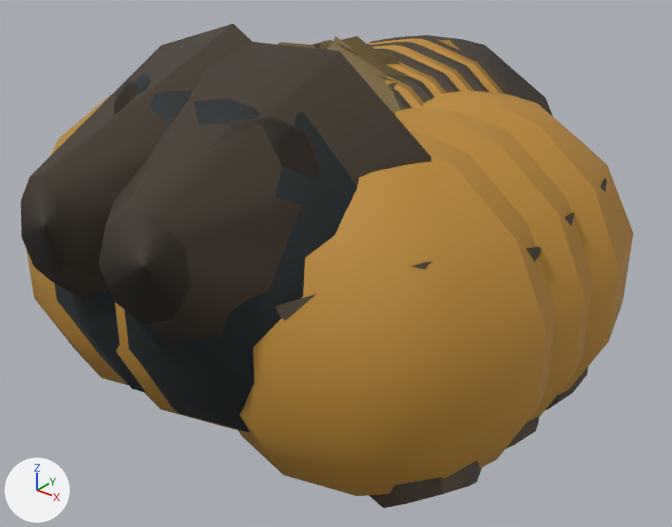
The glTF model public/models/beeUltimate.glb, before and after one commit.
Rendered twice from a 50 mm lens placed at (3.29, -4.08, 2.46), pointed at (0.06, -0.04, -0.05). Lighting does not change. The marker at lower left points along +X, +Y and +Z. The older version comes first. Vertices at exactly the same position are counted once.

In view in the first picture: 'Optimized insect'.
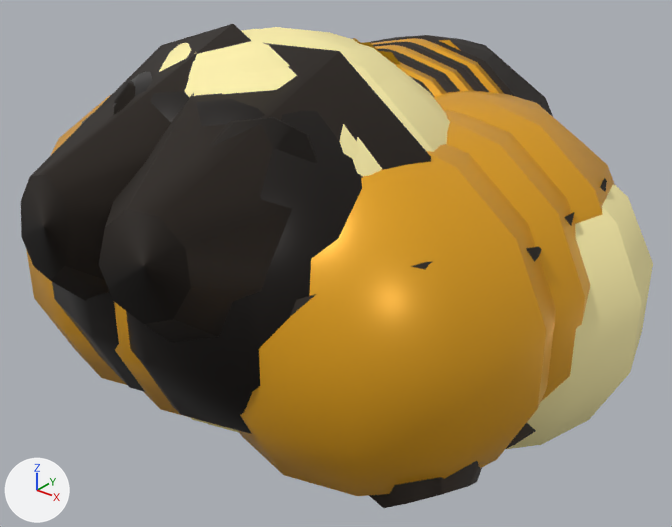
Scene script edits in JSON lines:
```json
{"op": "set", "path": "mat_mat0.base_color", "old": "(0.063, 0.0437, 0.0252)", "new": "(0.0152, 0.00802, 0.00303)", "note": "brown #473b2c -> black #21160a"}
{"op": "set", "path": "mat_mat1.base_color", "old": "(0.503, 0.258, 0.0356)", "new": "(0.831, 0.392, 0.0103)", "note": "orange #bc8b35 -> orange #eba81a"}
{"op": "set", "path": "mat_mat1.roughness", "old": "0.72", "new": "0.36"}
{"op": "set", "path": "mat_mat1.metallic", "old": "0.0", "new": "0.3"}
{"op": "set", "path": "mat_mat2.roughness", "old": "0.72", "new": "0.36"}
{"op": "set", "path": "mat_mat4.base_color", "old": "(0.202, 0.144, 0.0545)", "new": "(0.768, 0.381, 0.00368)", "note": "brown #7c6a42 -> yellow #e3a60c"}
{"op": "set", "path": "mat_mat4.metallic", "old": "0.0", "new": "0.72"}
{"op": "add", "block": "mat_mat5", "code": ["mat_mat5 = principled_material('mat5')", "mat_mat5.base_color = (1.0, 0.888, 0.413)  # beige #fff2ac", "mat_mat5.roughness = 0.72"]}
{"block": "me_complete_articulated_insect_anatomy", "where": "# used by ob_optimized_insect; location = (0.0, 0.0, 0.0)"}
{"op": "remove", "block": "me_complete_articulated_insect_anatomy", "code": "me_complete_articulated_insect_anatomy.from_pydata(...)  # 2028 vertices, 3816 faces; spans x -1.69..1.69, y -1.82..1.93, z -0.94..1.47"}
{"op": "add", "block": "me_complete_articulated_insect_anatomy", "code": "me_complete_articulated_insect_anatomy.from_pydata(...)  # 3138 vertices, 5976 faces; spans x -1.82..1.82, y -1.82..1.93, z -1.11..1.47"}
{"block": "me_complete_articulated_insect_anatomy", "change": "me_complete_articulated_insect_anatomy part 1: a new loose piece, a UV sphere (12 segments, 7 rings, poles along z) spanning x -0.74..1.21, y -1.44..0.51, z -0.64..1.35, in mat_mat5 (beige #fff2ac)"}
{"block": "me_complete_articulated_insect_anatomy", "change": "me_complete_articulated_insect_anatomy part 2: a new loose piece, a UV sphere (12 segments, 7 rings, poles along z) spanning x -0.84..1.11, y -1.44..0.51, z -0.57..1.43, in mat_mat5 (beige #fff2ac)"}
{"block": "me_complete_articulated_insect_anatomy", "change": "me_complete_articulated_insect_anatomy part 3: a new loose piece, a UV sphere (12 segments, 7 rings, poles along z) spanning x -0.97..0.97, y -1.44..0.51, z -0.55..1.45, in mat_mat5 (beige #fff2ac)"}
{"block": "me_complete_articulated_insect_anatomy", "change": "me_complete_articulated_insect_anatomy part 4: a new loose piece, a UV sphere (12 segments, 7 rings, poles along z) spanning x -1.11..0.84, y -1.44..0.51, z -0.57..1.43, in mat_mat5 (beige #fff2ac)"}
{"block": "me_complete_articulated_insect_anatomy", "change": "me_complete_articulated_insect_anatomy part 5: a new loose piece, a UV sphere (12 segments, 7 rings, poles along z) spanning x -0.84..1.11, y -1.44..0.51, z -0.92..1.08, in mat_mat5 (beige #fff2ac)"}
{"block": "me_complete_articulated_insect_anatomy", "change": "me_complete_articulated_insect_anatomy part 6: a new loose piece, a UV sphere (12 segments, 7 rings, poles along z) spanning x -0.13..1.82, y -0.61..1.34, z -1.11..0.88, in mat_mat5 (beige #fff2ac)"}
{"block": "me_complete_articulated_insect_anatomy", "change": "me_complete_articulated_insect_anatomy part 7: 344 vertices moved from x -1.15..1.15, y -1.68..0.86, z -0.7..1.34 to x -1.18..1.18, y -1.68..0.87, z -0.7..1.33"}
{"block": "me_complete_articulated_insect_anatomy", "change": "other edits to the shape of me_complete_articulated_insect_anatomy do not show in these pictures"}
{"op": "add", "block": "me_complete_articulated_insect_anatomy", "code": "me_complete_articulated_insect_anatomy.materials.append(mat_mat5)  # beige #fff2ac"}
```

What differs and where, as boxes [x1, y1, x2, y2] in the pictures (672 x 527 px; the box of a moved part takes in the faces that stretch with it):
```json
{"object": "Optimized insect", "change": "recoloured, surface changed, reshaped", "before": [21, 24, 633, 508], "after": [21, 24, 653, 508]}
{"part": 1, "of": "me_complete_articulated_insect_anatomy", "change": "added", "after": [353, 75, 450, 176]}
{"part": 2, "of": "me_complete_articulated_insect_anatomy", "change": "added", "after": [222, 36, 447, 159]}
{"part": 3, "of": "me_complete_articulated_insect_anatomy", "change": "added", "after": [185, 27, 360, 98]}
{"part": 4, "of": "me_complete_articulated_insect_anatomy", "change": "added", "after": [159, 29, 258, 78]}
{"part": 5, "of": "me_complete_articulated_insect_anatomy", "change": "added", "after": [207, 422, 239, 433], "on screen": "mostly hidden"}
{"part": 6, "of": "me_complete_articulated_insect_anatomy", "change": "added", "after": [507, 184, 653, 449]}
{"part": 7, "of": "me_complete_articulated_insect_anatomy", "change": "moved or reshaped", "before": [54, 36, 412, 433], "after": [52, 38, 400, 434]}
```
